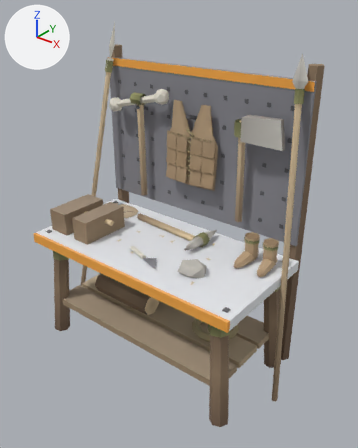
Before and after pictures for a commit that changed the glTF model assets/models/cabin/workbench_a.glb.
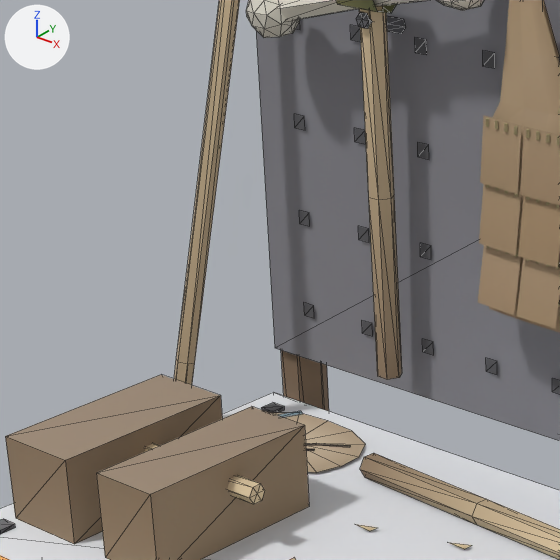
Old and new are each drawn whole from a camera (50 mm lens) standing at (1.463, -1.676, 1.821) and looking at (0.084, 0.048, 0.753) and again close up on the part from 14% to 52% of the width and 23% to 53% of the height. Every picture has the same lights, and +X, +Y and +Z are marked at upper left. The older version's two pictures come first. The close-ups show mesh edges as thin lines.

Objects in the first close-up: 'base', 'bone_armor', 'bone_spear', 'hide_map', 'quarry_pick', 'stone_pick' and 1 more.
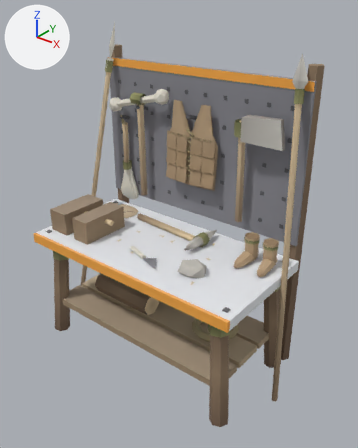
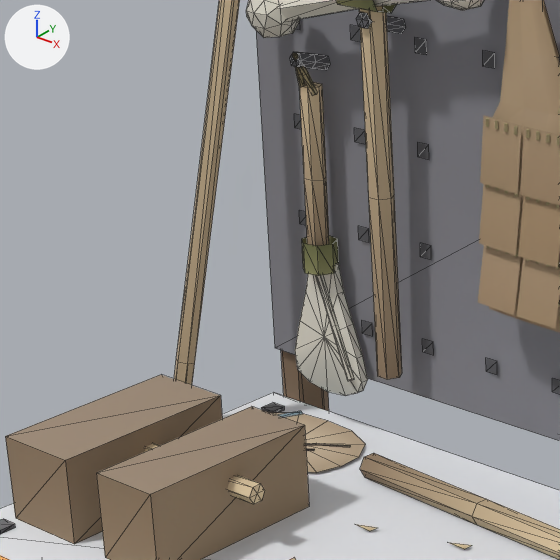
Pixel boxes [x1, y1, x2, y2] of what changed, in the close-ups (560 x 560 px):
'bone_shovel', added
    after: [290, 52, 368, 396]

What the commit changed:
Mesh me_bone_shovel is new.
It has 131 vertices, 225 faces and spans x -0.533..-0.4, y 0.232..0.293, z 0.672..1.174.
It uses material mat_cabinvertex.
Object 'bone_shovel' (ob_bone_shovel) is new; it shows me_bone_shovel.
Its location is (0.0, 0.0, 0.0).
